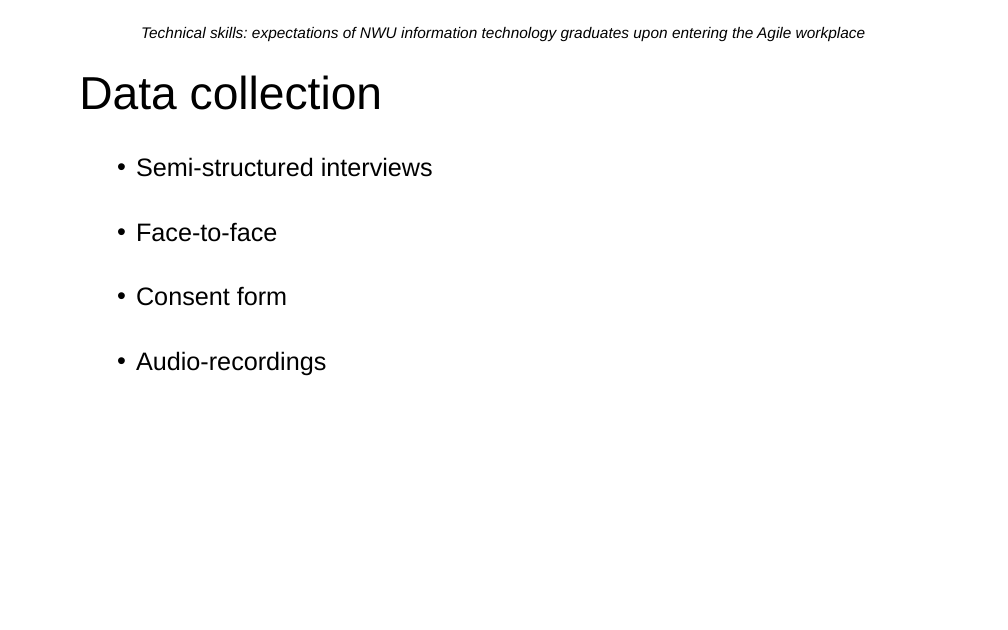
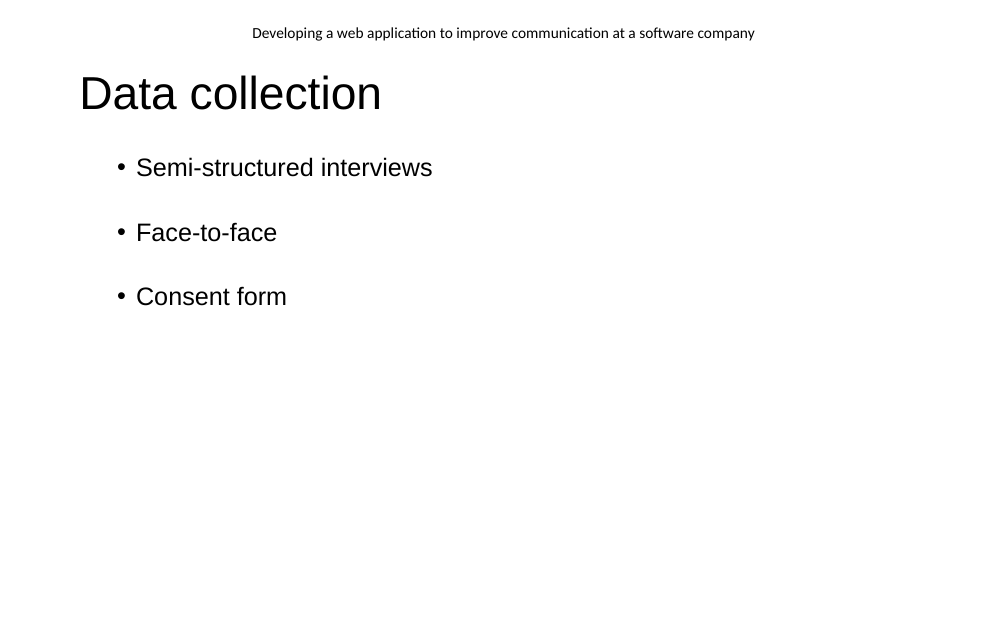
Before and after one commit to EnricoDreyer/Honors2021, a slide deck: slide 11 of Z ITRI 671 Research/Presentation/ITRI671_Presentation.pptx. Drawn at 1008x630 pixels with LibreOffice and Linux fonts; fonts in the diff are those of the drawing; background and template pictures are left out. Boxes give left, top, right and bottom in pixels: in the first picture for what was removed or moved away, otherwise in the second. Text is boxed around its words. In the diff, an @@ line names an element or a change of style, - is before the commit and + after.

```diff
--- a/Z ITRI 671 Research/Presentation/ITRI671_Presentation.pptx
+++ b/Z ITRI 671 Research/Presentation/ITRI671_Presentation.pptx
@@ text at (x1=252, y1=27, x2=755, y2=41): text changed; font Arial to Calibri; italic off @@
-Technical skills: expectations of NWU information technology graduates upon entering the Agile workplace
+Developing a web application to improve communication at a software company
@@ text at (x1=136, y1=351, x2=326, y2=376): paragraph removed @@
-  • Audio-recordings
```
Also in this commit, not shown: 12 other slides changed, 4 slides added, 3 slides removed, 3 other files.
